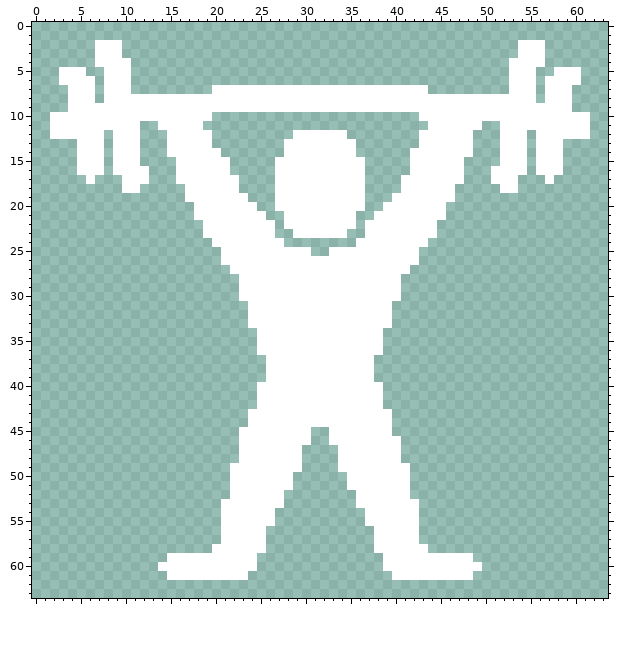
One commit to this pixel-art sprite: public/img/atributos/forca.png. The picture above is the old version.
The file is 512x512 pixels, drawn in blocks of 8x8; one block is one cell here.
After the commit:
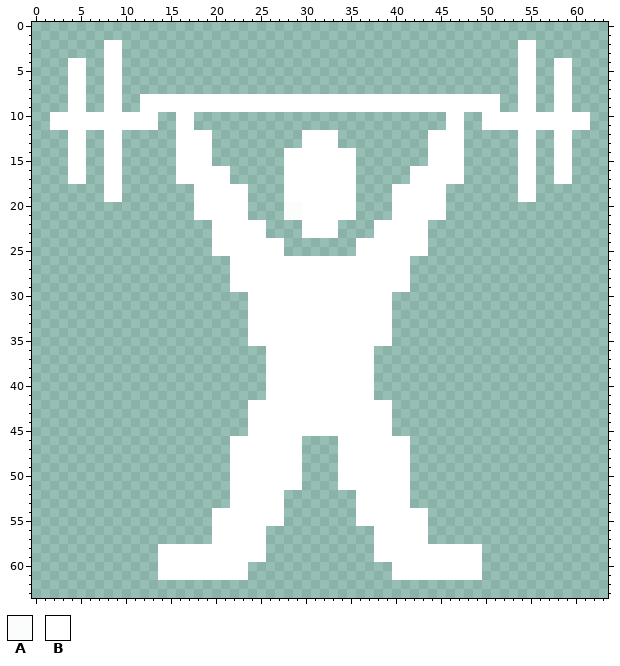
Palette (. is transparent): A #fffffff6  B #ffffff
Changes in this commit:
@@ x 0..63 @@
  1 ................................................................
- 2 .......BBB............................................BBB.......
- 3 .......BBB............................................BBB.......
- 4 .......BBBB..........................................BBBB.......
- 5 ...BBB..BBB..........................................BBB..BBB...
- 6 ...BBBB.BBB..........................................BBB.BBBB...
- 7 ....BBB.BBB.........BBBBBBBBBBBBBBBBBBBBBBBB.........BBB.BBB....
- 8 ....BBB.BBBBBBBBBBBBBBBBBBBBBBBBBBBBBBBBBBBBBBBBBBBBBBBB.BBB....
- 9 ....BBBBBBBBBBBBBBBBBBBBBBBBBBBBBBBBBBBBBBBBBBBBBBBBBBBBBBBB....
-10 ..BBBBBBBBBBBBBBBBBB.......................BBBBBBBBBBBBBBBBBBB..
-11 ..BBBBBBBBBB..BBBBB.........................BBBBBB..BBBBBBBBBB..
-12 ..BBBBBB.BBB...BBBBB.........BBBBBB........BBBBBB...BBB.BBBBBB..
-13 .....BBB.BBB...BBBBB........BBBBBBBB.......BBBBBB...BBB.BBB.....
-14 .....BBB.BBB...BBBBBB.......BBBBBBBB......BBBBBBB...BBB.BBB.....
-15 .....BBB.BBB....BBBBBB.....BBBBBBBBBB.....BBBBBB....BBB.BBB.....
-16 .....BBB.BBBB...BBBBBB.....BBBBBBBBBB.....BBBBBB...BBBB.BBB.....
-17 ......B...BBB...BBBBBBB....BBBBBBBBBB....BBBBBBB...BBB...B......
-18 ..........BB.....BBBBBB....BBBBBBBBBB....BBBBBB.....BB..........
-19 .................BBBBBBB...BBBBBBBBBB...BBBBBBB.................
-20 ..................BBBBBBB..BBBBBBBBBB..BBBBBBB..................
-21 ..................BBBBBBBB..BBBBBBBB..BBBBBBBB..................
-22 ...................BBBBBBBB.BBBBBBBB.BBBBBBBB...................
-23 ...................BBBBBBBB..BBBBBB..BBBBBBBB...................
+ 2 ........BB............................................BB........
+ 3 ........BB............................................BB........
+ 4 ....BB..BB............................................BB..BB....
+ 5 ....BB..BB............................................BB..BB....
+ 6 ....BB..BB............................................BB..BB....
+ 7 ....BB..BB............................................BB..BB....
+ 8 ....BB..BB..BBBBBBBBBBBBBBBBBBBBBBBBBBBBBBBBBBBBBBBB..BB..BB....
+ 9 ....BB..BB..BBBBBBBBBBBBBBBBBBBBBBBBBBBBBBBBBBBBBBBB..BB..BB....
+10 ..BBBBBBBBBBBB..BB............................BB..BBBBBBBBBBBB..
+11 ..BBBBBBBBBBBB..BB............................BB..BBBBBBBBBBBB..
+12 ....BB..BB......BBBB..........BBBB..........BBBB......BB..BB....
+13 ....BB..BB......BBBB..........BBBB..........BBBB......BB..BB....
+14 ....BB..BB......BBBB........BBBBBBBB........BBBB......BB..BB....
+15 ....BB..BB......BBBB........BBBBBBBB........BBBB......BB..BB....
+16 ....BB..BB......BBBBBB......BBBBBBBB......BBBBBB......BB..BB....
+17 ....BB..BB......BBBBBB......BBBBBBBB......BBBBBB......BB..BB....
+18 ........BB........BBBBBB....BBBBBBBB....BBBBBB........BB........
+19 ........BB........BBBBBB....BBBBBBBB....BBBBBB........BB........
+20 ..................BBBBBB....AABBBBBB....BBBBBB..................
+21 ..................BBBBBB....AABBBBBB....BBBBBB..................
+22 ....................BBBBBB....BBBB....BBBBBB....................
+23 ....................BBBBBB....BBBB....BBBBBB....................
 24 ....................BBBBBBBB........BBBBBBBB....................
-25 .....................BBBBBBBBBB..BBBBBBBBBB.....................
-26 .....................BBBBBBBBBBBBBBBBBBBBBB.....................
+25 ....................BBBBBBBB........BBBBBBBB....................
+26 ......................BBBBBBBBBBBBBBBBBBBB......................
 27 ......................BBBBBBBBBBBBBBBBBBBB......................
-28 .......................BBBBBBBBBBBBBBBBBB.......................
-29 .......................BBBBBBBBBBBBBBBBBB.......................
-30 .......................BBBBBBBBBBBBBBBBBB.......................
+28 ......................BBBBBBBBBBBBBBBBBBBB......................
+29 ......................BBBBBBBBBBBBBBBBBBBB......................
+30 ........................BBBBBBBBBBBBBBBB........................
 31 ........................BBBBBBBBBBBBBBBB........................
@@ x 22..41 @@
 33 ..BBBBBBBBBBBBBBBB..
-34 ...BBBBBBBBBBBBBB...
-35 ...BBBBBBBBBBBBBB...
-36 ...BBBBBBBBBBBBBB...
+34 ..BBBBBBBBBBBBBBBB..
+35 ..BBBBBBBBBBBBBBBB..
+36 ....BBBBBBBBBBBB....
 37 ....BBBBBBBBBBBB....
@@ x 12..51 @@
 39 ..............BBBBBBBBBBBB..............
-40 .............BBBBBBBBBBBBBB.............
-41 .............BBBBBBBBBBBBBB.............
-42 .............BBBBBBBBBBBBBB.............
+40 ..............BBBBBBBBBBBB..............
+41 ..............BBBBBBBBBBBB..............
+42 ............BBBBBBBBBBBBBBBB............
 43 ............BBBBBBBBBBBBBBBB............
 44 ............BBBBBBBBBBBBBBBB............
-45 ...........BBBBBBBB..BBBBBBB............
-46 ...........BBBBBBBB..BBBBBBBB...........
-47 ...........BBBBBBB....BBBBBBB...........
-48 ...........BBBBBBB....BBBBBBB...........
+45 ............BBBBBBBBBBBBBBBB............
+46 ..........BBBBBBBB....BBBBBBBB..........
+47 ..........BBBBBBBB....BBBBBBBB..........
+48 ..........BBBBBBBB....BBBBBBBB..........
 49 ..........BBBBBBBB....BBBBBBBB..........
-50 ..........BBBBBBB......BBBBBBB..........
-51 ..........BBBBBBB......BBBBBBB..........
+50 ..........BBBBBBBB....BBBBBBBB..........
+51 ..........BBBBBBBB....BBBBBBBB..........
 52 ..........BBBBBB........BBBBBB..........
-53 .........BBBBBBB........BBBBBBB.........
-54 .........BBBBBB..........BBBBBB.........
-55 .........BBBBBB..........BBBBBB.........
-56 .........BBBBB............BBBBB.........
-57 .........BBBBB............BBBBB.........
-58 ........BBBBBB............BBBBBB........
-59 ...BBBBBBBBBB..............BBBBBBBBBB...
-60 ..BBBBBBBBBBB..............BBBBBBBBBBB..
-61 ...BBBBBBBBB................BBBBBBBBB...
+53 ..........BBBBBB........BBBBBB..........
+54 ........BBBBBBBB........BBBBBBBB........
+55 ........BBBBBBBB........BBBBBBBB........
+56 ........BBBBBB............BBBBBB........
+57 ........BBBBBB............BBBBBB........
+58 ..BBBBBBBBBBBB............BBBBBBBBBBBB..
+59 ..BBBBBBBBBBBB............BBBBBBBBBBBB..
+60 ..BBBBBBBBBB................BBBBBBBBBB..
+61 ..BBBBBBBBBB................BBBBBBBBBB..
 62 ........................................
Where, in picture pixels (left, top, right, bottom), the same in both pictures:
changed: (50, 40, 590, 580)
